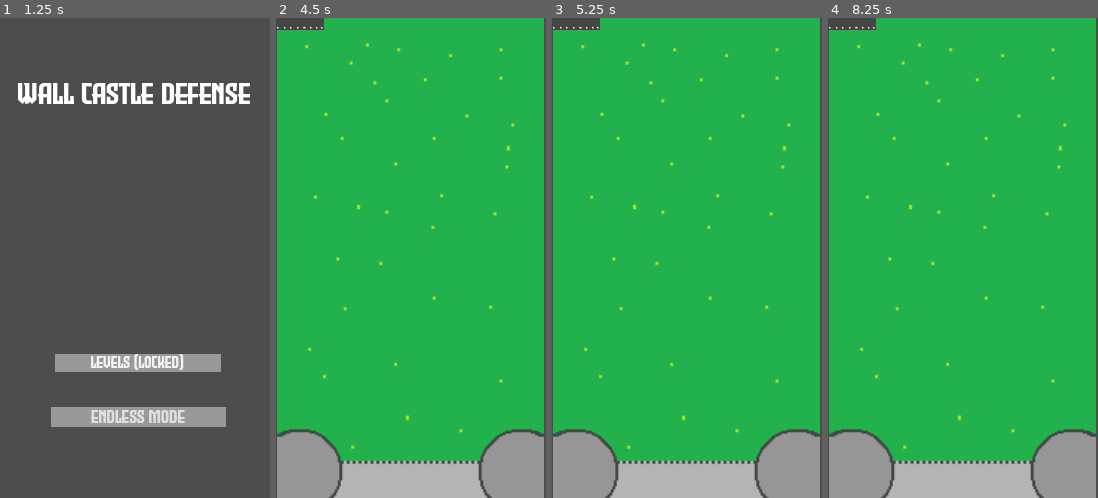
Above: before the commit, frames 1-4 (left to right).
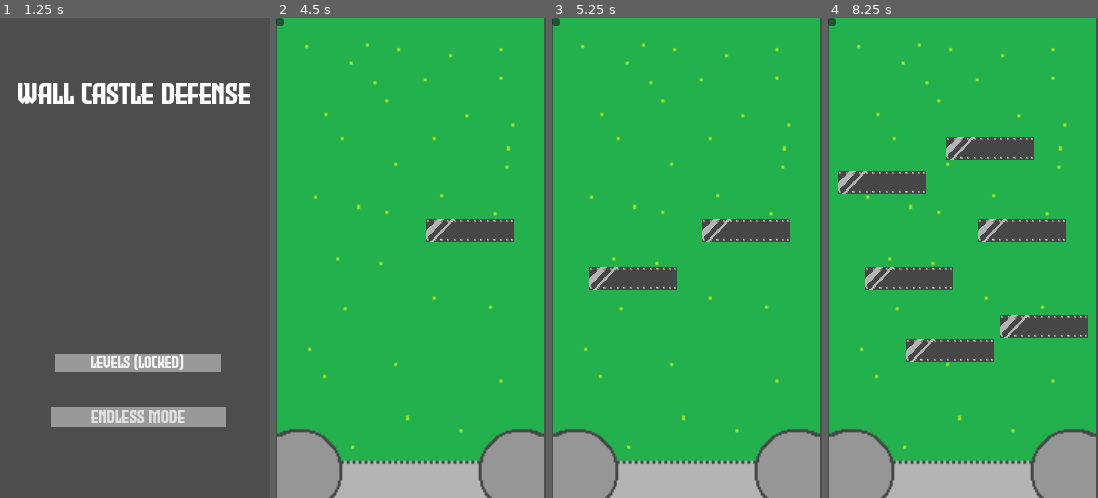
Above: after the commit, the same moments.

Repository: coolgames555/Bouncy
Game: Godot game, scene res://mainmenu.tscn
Same seed, same stepped clock (60 frames per second), same inputs: the game is played once before the commit and once after it.
Inputs (mouse positions are in pixels of both pictures, inside the frame that each line leads up to):
- Up to frame 1 (1.25 s): click "Levels (locked)" at 0.5 s
- Up to frame 2 (4.5 s): click "Endless mode" at 1.25 s; click (278, 22) at 2.02 s; click (278, 22) at 2.77 s; click (278, 22) at 3.52 s; tap Enter at 4.25 s; move the mouse to (470, 234) at 4.27 s; click (470, 234) at 4.42 s
- Up to frame 3 (5.25 s): tap Space at 5 s; move the mouse to (633, 282) at 5.02 s; click (633, 282) at 5.17 s
- Up to frame 4 (8.25 s): tap Enter at 5.75, 7.25 s; move the mouse to (990, 152) at 5.77 s; click (990, 152) at 5.92 s; tap Space at 6.5, 8 s; move the mouse to (949, 354) at 6.52 s; click (949, 354) at 6.67 s; move the mouse to (1044, 330) at 7.27 s; click (1044, 330) at 7.42 s; move the mouse to (882, 186) at 8.02 s; click (882, 186) at 8.17 s

Frame 1 is identical in both runs. In frame 2, 2.0% of the frame differs, in the area x 0-89%, y 0-47%; in frame 3, 3.6%; in frame 4, 9.8%, in the area x 0-97%, y 0-72%.

Commit message:
wall works now :D

Diff:
--- a/bouncy/area_2d.gd
+++ b/bouncy/area_2d.gd
@@ -1,10 +1,14 @@
 extends Area2D
 var x = 1
+var instance = 0
+var used = 0
 func _physics_process(delta):
 	if x == 1:
 		position = get_global_mouse_position()
 		position.y += 70
 func _unhandled_input(event: InputEvent) -> void:
-	if event is InputEventMouseButton:
+	if event is InputEventMouseButton && x == 1:
 		if event.button_index == MOUSE_BUTTON_LEFT and event.pressed:
 			x = 0
+			name = "usedwall"
+			print("locked wall at")
--- /dev/null
+++ b/bouncy/new.gd
@@ -0,0 +1,11 @@
+extends Button
+const WALL_SCENE = preload("res://wall.tscn")
+
+func _ready() -> void:
+	pressed.connect(_on_button_pressed)
+
+func _on_button_pressed() -> void:
+	var new_wall = WALL_SCENE.instantiate()
+	new_wall.position = Vector2(500, 580)
+	# Add it to the parent node (same level as the button)
+	get_parent().add_child(new_wall)
--- a/bouncy/node_2d.tscn
+++ b/bouncy/node_2d.tscn
@@ -1,11 +1,8 @@
 [gd_scene format=3 uid="uid://kj7rry1cddbh"]
 
 [ext_resource type="Texture2D" uid="uid://mvud320n3mmi" path="res://BG.png" id="1_wtcfe"]
-[ext_resource type="Script" uid="uid://btvyolqf281me" path="res://area_2d.gd" id="2_epypp"]
-[ext_resource type="Texture2D" uid="uid://bihk7xemhpxns" path="res://metalWall.png" id="3_0hol4"]
-
-[sub_resource type="RectangleShape2D" id="RectangleShape2D_ilxo7"]
-size = Vector2(89, 23)
+[ext_resource type="PackedScene" uid="uid://m1n765o8xhrk" path="res://wall.tscn" id="2_epypp"]
+[ext_resource type="Script" uid="uid://c3tbtex4s4brm" path="res://new.gd" id="4_0hol4"]
 
 [node name="Node2D" type="Node2D" unique_id=1223841040]
 
@@ -14,14 +11,9 @@
 scale = Vector2(1.4833333, 1.50625)
 texture = ExtResource("1_wtcfe")
 
-[node name="Area2D" type="Area2D" parent="." unique_id=1046852628]
-script = ExtResource("2_epypp")
+[node name="wall" parent="." unique_id=152226328 instance=ExtResource("2_epypp")]
 
-[node name="Sprite2D" type="Sprite2D" parent="Area2D" unique_id=125285461]
-position = Vector2(0.25001526, -73.499985)
-scale = Vector2(0.11062503, 0.11499997)
-texture = ExtResource("3_0hol4")
-
-[node name="CollisionShape2D" type="CollisionShape2D" parent="Area2D" unique_id=453323246]
-position = Vector2(0.5000191, -74)
-shape = SubResource("RectangleShape2D_ilxo7")
+[node name="Button" type="Button" parent="." unique_id=1906605129]
+offset_right = 8.0
+offset_bottom = 8.0
+script = ExtResource("4_0hol4")
--- /dev/null
+++ b/bouncy/wall.tscn
@@ -0,0 +1,19 @@
+[gd_scene format=3 uid="uid://m1n765o8xhrk"]
+
+[ext_resource type="Script" uid="uid://btvyolqf281me" path="res://area_2d.gd" id="1_y4f30"]
+[ext_resource type="Texture2D" uid="uid://bihk7xemhpxns" path="res://metalWall.png" id="2_iuee5"]
+
+[sub_resource type="RectangleShape2D" id="RectangleShape2D_ilxo7"]
+size = Vector2(89, 23)
+
+[node name="wall" type="Area2D" unique_id=152226328]
+script = ExtResource("1_y4f30")
+
+[node name="Sprite2D" type="Sprite2D" parent="." unique_id=81955187]
+position = Vector2(0.25001526, -73.499985)
+scale = Vector2(0.11062503, 0.11499997)
+texture = ExtResource("2_iuee5")
+
+[node name="CollisionShape2D" type="CollisionShape2D" parent="." unique_id=691984953]
+position = Vector2(0.5000191, -74)
+shape = SubResource("RectangleShape2D_ilxo7")
Not shown, added: bouncy/new.gd.uid
